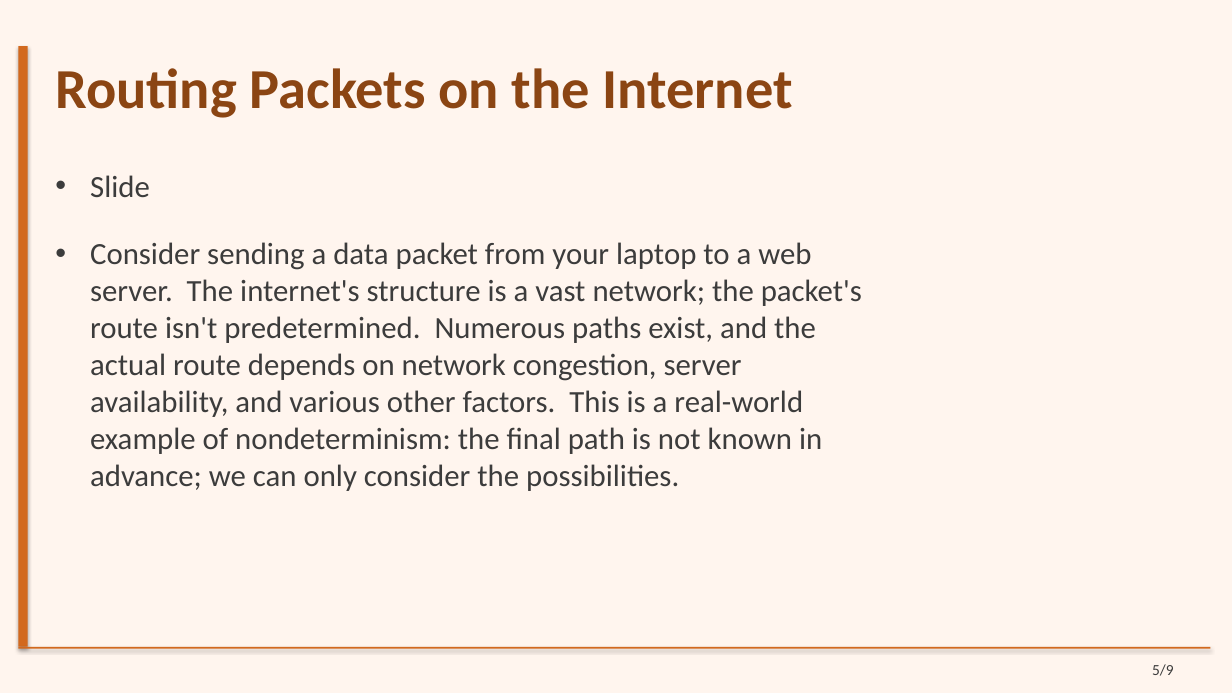
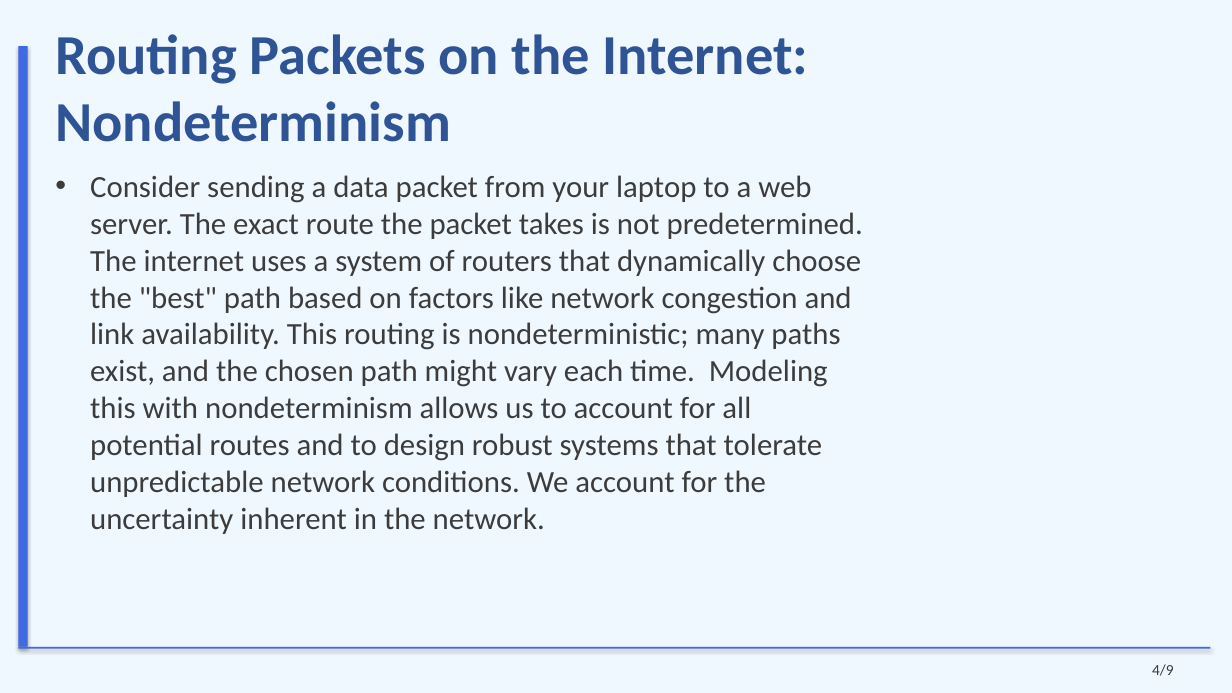
Before and after one commit to sanskarsri26/pdf-to-lecture, a slide deck: slide 4 of Styled_Slides.pptx (slide 5 before the commit). Drawn at 1232x693 pixels with LibreOffice and Linux fonts; fonts in the diff are those of the drawing. Boxes give left, top, right and bottom in pixels: in the first picture for what was removed or moved away, otherwise in the second. Text is boxed around its words. In the diff, an @@ line names an element or a change of style, - is before the commit and + after.

```diff
--- a/Styled_Slides.pptx
+++ b/Styled_Slides.pptx
@@ background #FFF5EE to #F0F8FF @@
@@ rectangle at (x1=18, y1=46, x2=28, y2=647): fill #D2691E to #4169E1 @@
@@ title at (x1=55, y1=34, x2=809, y2=142): text changed; text colour #8B4513 to #2F5496 @@
-Routing Packets on the Internet
+Routing Packets on the Internet: Nondeterminism
@@ text at (x1=90, y1=175, x2=863, y2=534): text changed @@
-• Slide
-• Consider sending a data packet from your laptop to a web server. The internet's structure is a vast network; the packet's route isn't predetermined. Numerous paths exist, and the actual route depends on network congestion, server availability, and various other factors. This is a real-world example of nondeterminism: the final path is not known in advance; we can only consider the possibilities.
+• Consider sending a data packet from your laptop to a web server. The exact route the packet takes is not predetermined. The internet uses a system of routers that dynamically choose the "best" path based on factors like network congestion and link availability. This routing is nondeterministic; many paths exist, and the chosen path might vary each time. Modeling this with nondeterminism allows us to account for all potential routes and to design robust systems that tolerate unpredictable network conditions. We account for the uncertainty inherent in the network.
@@ rectangle at (x1=18, y1=647, x2=1211, y2=649): fill #D2691E to #4169E1 @@
@@ text at (x1=1152, y1=664, x2=1174, y2=676): text changed @@
-5/9
+4/9
```
Also in this commit, not shown: 7 other slides changed, 1 slide added, 1 slide removed, 21 other files.
